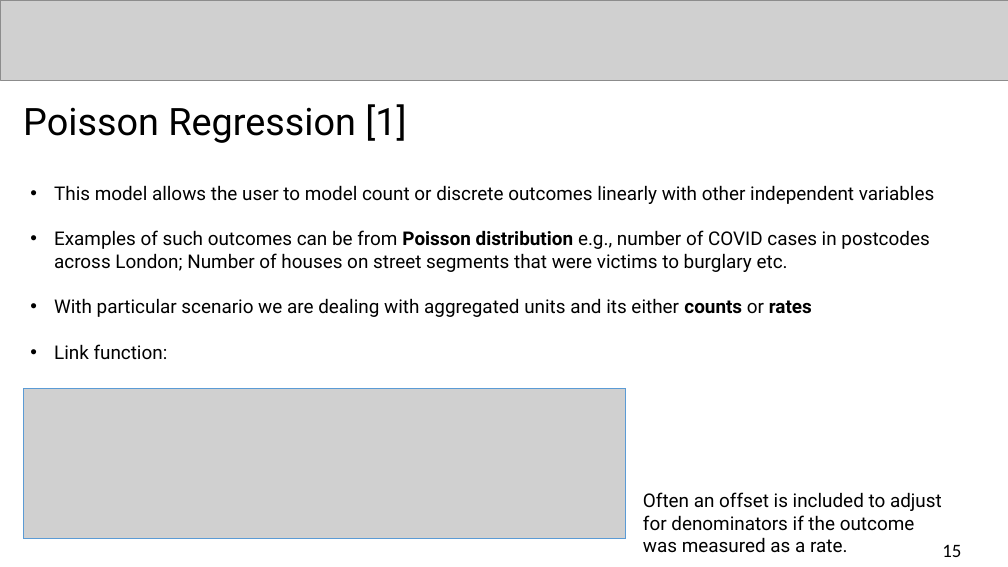
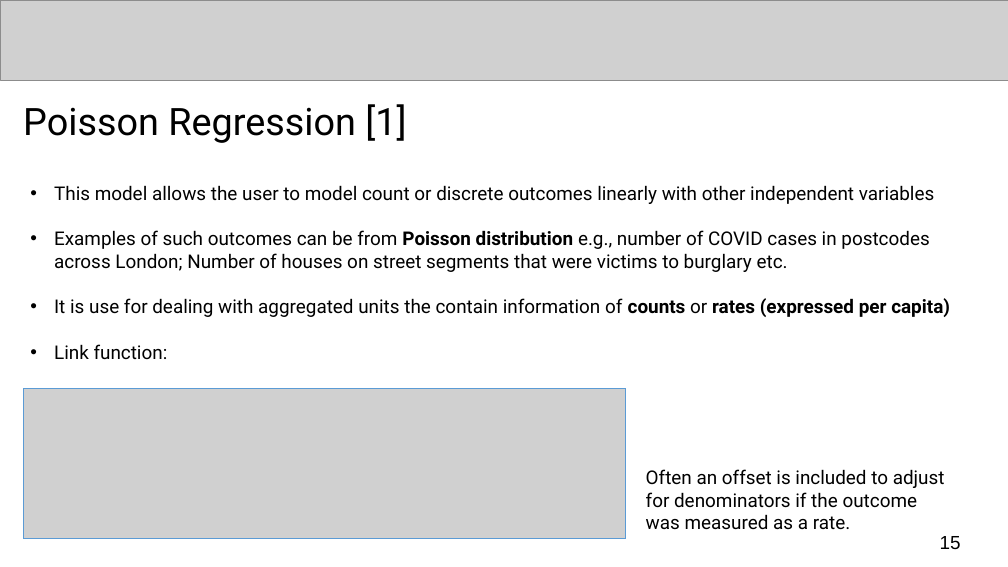
Before and after one commit to UCLPG-MSC-SGDS/GEOG0125, a slide deck: slide 15 of Lecture_notes_ppt/GEOG0125 Week 2 Lecture - Bayesian GLMs.pptx. Drawn at 1008x567 pixels with LibreOffice and Linux fonts; fonts in the diff are those of the drawing; grey boxes stand for pictures. Boxes give left, top, right and bottom in pixels: in the first picture for what was removed or moved away, otherwise in the second. Text is boxed around its words. In the diff, an @@ line names an element or a change of style, - is before the commit and + after.

```diff
--- a/Lecture_notes_ppt/GEOG0125 Week 2 Lecture - Bayesian GLMs.pptx
+++ b/Lecture_notes_ppt/GEOG0125 Week 2 Lecture - Bayesian GLMs.pptx
@@ text at box(54, 298, 950, 317): text changed @@
-• With particular scenario we are dealing with aggregated units and its either counts or rates
+• It is use for dealing with aggregated units the contain information of counts or rates (expressed per capita)
@@ text "Often an offset is included ...": place and size @@
-text "Often an offset is included ..." at box(643, 492, 942, 553)
+text "Often an offset is included ..." at box(646, 469, 945, 530)
@@ page number: place and size @@
-page number at box(942, 545, 961, 557)
+page number at box(940, 536, 961, 550)
@@ page number at box(940, 536, 961, 550): font Calibri to Arial @@
```
Also in this commit, not shown: 16 other slides changed, 1 slide added, 7 other files.
